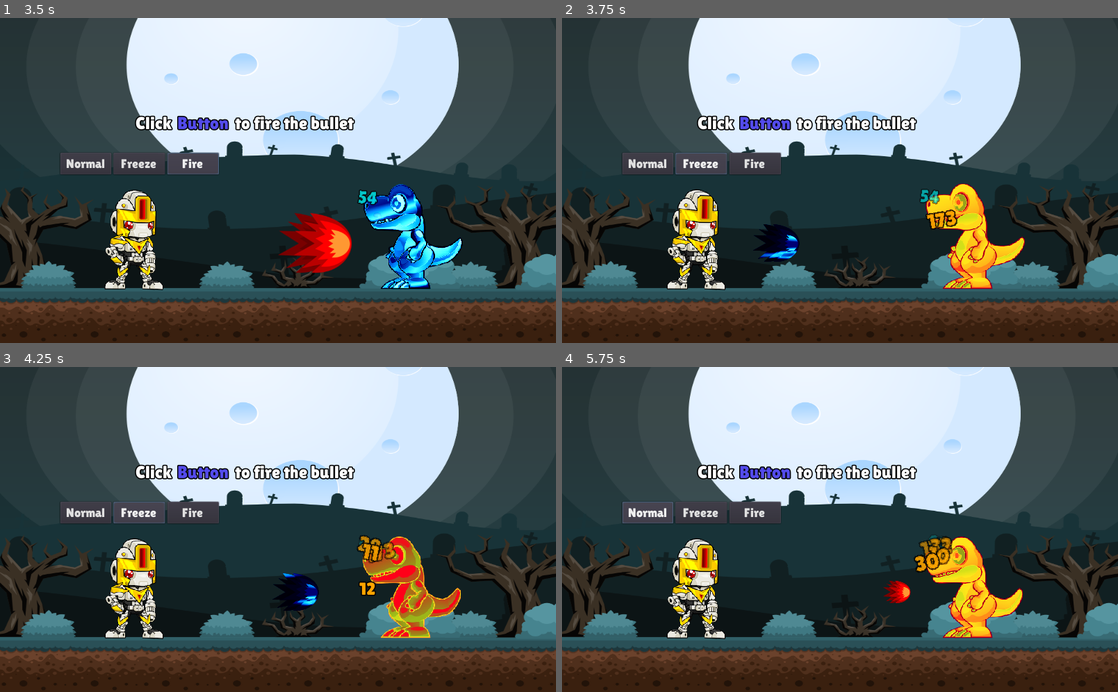
Above: before the commit, frames 1-4 (two rows, left to right).
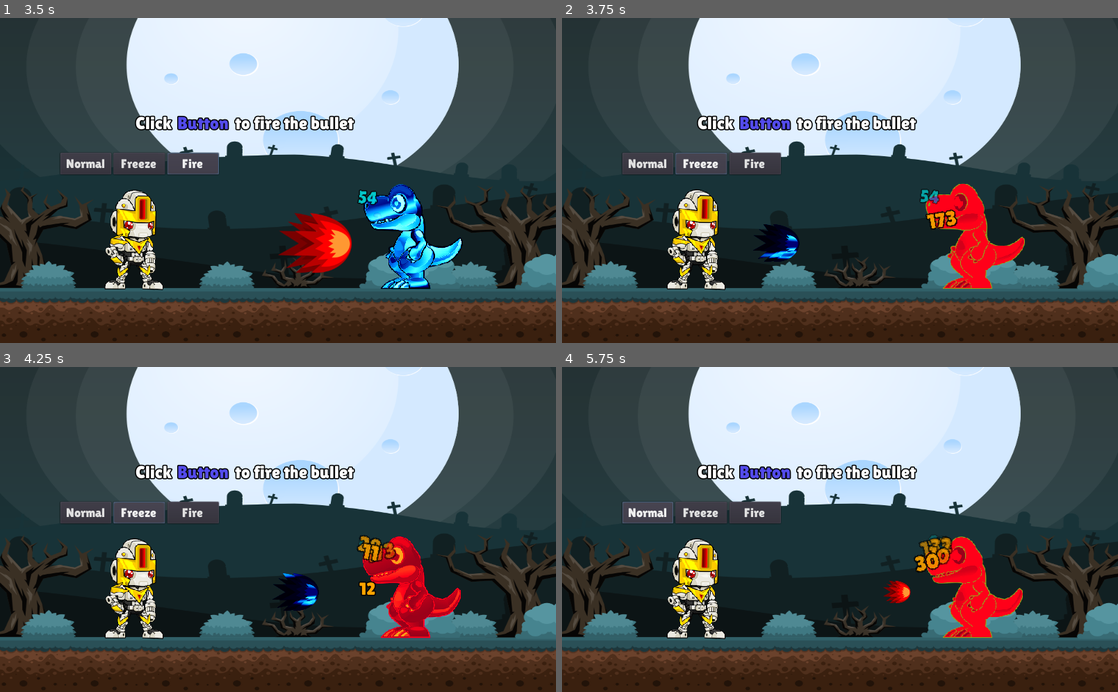
Above: after the commit, the same moments.

Repository: duongvituan/godot-sprite-shader
Game: Godot game, scene res://demo/list_demo/games/hit_effect/demo.tscn
Same seed, same stepped clock (60 frames per second), same inputs: the game is played once before the commit and once after it. This scene is started directly instead of the project's main scene.
Inputs:
- Up to frame 1 (3.5 s): click "Normal" at 0.5 s; click "Normal" at 1.25 s; click "Freeze" at 2 s; click "Fire" at 2.75 s
- Up to frame 2 (3.75 s): click "Freeze" at 3.5 s
- Up to frame 3 (4.25 s): no input
- Up to frame 4 (5.75 s): click "Fire" at 4.25 s; click "Normal" at 5 s

Frame 1 is identical in both runs. In frame 2, 2.5% of the frame differs, in the area x 65-84%, y 50-84%; in frame 3, 2.3%; in frame 4, 2.5%.

Commit message:
Restructure plugin

Diff:
--- a/godot/demo/list_demo/games/hit_effect/demo.tscn
+++ b/godot/demo/list_demo/games/hit_effect/demo.tscn
@@ -30,6 +30,25 @@
 
 [node name="Label" parent="Dino/Char" index="0"]
 visible = false
+
+[node name="SSOneColor" parent="Dino/SShaderContainer" index="0"]
+is_active = false
+fade = 1.0
+color = Color( 1, 1, 1, 1 )
+
+[node name="SSTransfromFreeze" parent="Dino/SShaderContainer" index="1"]
+is_active = false
+fade = 1.0
+offset = 0.0
+speed = 1.0
+
+[node name="SSTransfromBurn" parent="Dino/SShaderContainer" index="2"]
+is_active = false
+fade = 1.0
+offset = 0.0
+speed = 1.0
+offset_burn = 1.0
+burn_value = 1.0
 
 [node name="HBoxContainer" type="HBoxContainer" parent="."]
 margin_left = 250.0
--- a/godot/demo/list_demo/shaders/dissolve/demo.tscn
+++ b/godot/demo/list_demo/shaders/dissolve/demo.tscn
@@ -1,14 +1,14 @@
 [gd_scene load_steps=11 format=2]
 
-[ext_resource path="res://addons/godot_sprite_shader/utils_shader/SSDissolveDust.gd" type="Script" id=1]
+[ext_resource path="res://addons/godot_sprite_shader/src/sshader/SSDissolveDust.gd" type="Script" id=1]
 [ext_resource path="res://demo/objects/back_ground.tscn" type="PackedScene" id=2]
 [ext_resource path="res://demo/objects/char_viewport.tscn" type="PackedScene" id=3]
 [ext_resource path="res://demo/list_demo/shaders/dissolve/demo.gd" type="Script" id=4]
 [ext_resource path="res://demo/assets/font/LilitaOne-Regular.ttf" type="DynamicFontData" id=5]
-[ext_resource path="res://addons/godot_sprite_shader/utils_shader/SSDissolveBurn.gd" type="Script" id=6]
-[ext_resource path="res://addons/godot_sprite_shader/utils_shader/SSDissolveFlash.gd" type="Script" id=7]
-[ext_resource path="res://addons/godot_sprite_shader/utils_shader/base/SShaderContainer.gd" type="Script" id=8]
-[ext_resource path="res://addons/godot_sprite_shader/utils_shader/SSDissolveTwist.gd" type="Script" id=9]
+[ext_resource path="res://addons/godot_sprite_shader/src/sshader/SSDissolveBurn.gd" type="Script" id=6]
+[ext_resource path="res://addons/godot_sprite_shader/src/sshader/SSDissolveFlash.gd" type="Script" id=7]
+[ext_resource path="res://addons/godot_sprite_shader/src/core/SShaderContainer.gd" type="Script" id=8]
+[ext_resource path="res://addons/godot_sprite_shader/src/sshader/SSDissolveTwist.gd" type="Script" id=9]
 
 [sub_resource type="DynamicFont" id=1]
 size = 32
--- a/godot/demo/list_demo/shaders/holographic/demo.tscn
+++ b/godot/demo/list_demo/shaders/holographic/demo.tscn
@@ -2,15 +2,15 @@
 
 [ext_resource path="res://demo/objects/back_ground.tscn" type="PackedScene" id=1]
 [ext_resource path="res://demo/objects/char_sprite_sheets.tscn" type="PackedScene" id=2]
-[ext_resource path="res://addons/godot_sprite_shader/utils_shader/SSHolographic.gd" type="Script" id=3]
-[ext_resource path="res://addons/godot_sprite_shader/utils_shader/base/SShaderContainer.gd" type="Script" id=4]
+[ext_resource path="res://addons/godot_sprite_shader/src/sshader/SSHolographic.gd" type="Script" id=3]
+[ext_resource path="res://addons/godot_sprite_shader/src/core/SShaderContainer.gd" type="Script" id=4]
 [ext_resource path="res://demo/list_demo/shaders/holographic/demo.gd" type="Script" id=5]
-[ext_resource path="res://addons/godot_sprite_shader/utils_shader/SSGlitch.gd" type="Script" id=6]
+[ext_resource path="res://addons/godot_sprite_shader/src/sshader/SSGlitch.gd" type="Script" id=6]
 [ext_resource path="res://demo/objects/char_viewport.tscn" type="PackedScene" id=7]
 [ext_resource path="res://addons/godot_sprite_shader/assets/shader/glitch.shader" type="Shader" id=8]
 [ext_resource path="res://addons/godot_sprite_shader/assets/shader/holographic.shader" type="Shader" id=9]
 [ext_resource path="res://addons/godot_sprite_shader/assets/shader/holo_wave.shader" type="Shader" id=10]
-[ext_resource path="res://addons/godot_sprite_shader/utils_shader/SSHoloWave.gd" type="Script" id=11]
+[ext_resource path="res://addons/godot_sprite_shader/src/sshader/SSHoloWave.gd" type="Script" id=11]
 
 [sub_resource type="ShaderMaterial" id=9]
 shader = ExtResource( 9 )
--- a/godot/demo/list_demo/shaders/matrix/demo.tscn
+++ b/godot/demo/list_demo/shaders/matrix/demo.tscn
@@ -1,12 +1,12 @@
 [gd_scene load_steps=17 format=2]
 
-[ext_resource path="res://addons/godot_sprite_shader/utils_shader/base/SShaderContainer.gd" type="Script" id=1]
+[ext_resource path="res://addons/godot_sprite_shader/src/core/SShaderContainer.gd" type="Script" id=1]
 [ext_resource path="res://demo/objects/back_ground.tscn" type="PackedScene" id=2]
 [ext_resource path="res://demo/objects/char_viewport.tscn" type="PackedScene" id=3]
-[ext_resource path="res://addons/godot_sprite_shader/utils_shader/SSMatrixShadow.gd" type="Script" id=4]
+[ext_resource path="res://addons/godot_sprite_shader/src/sshader/SSMatrixShadow.gd" type="Script" id=4]
 [ext_resource path="res://demo/list_demo/shaders/matrix/demo.gd" type="Script" id=5]
-[ext_resource path="res://addons/godot_sprite_shader/utils_shader/SSMatrixGradient.gd" type="Script" id=6]
-[ext_resource path="res://addons/godot_sprite_shader/utils_shader/SSMatrixOneColor.gd" type="Script" id=7]
+[ext_resource path="res://addons/godot_sprite_shader/src/sshader/SSMatrixGradient.gd" type="Script" id=6]
+[ext_resource path="res://addons/godot_sprite_shader/src/sshader/SSMatrixOneColor.gd" type="Script" id=7]
 [ext_resource path="res://addons/godot_sprite_shader/assets/noise/chars_texture16x16.png" type="Texture" id=8]
 [ext_resource path="res://addons/godot_sprite_shader/assets/noise/chars_texture3x3.png" type="Texture" id=9]
 [ext_resource path="res://addons/godot_sprite_shader/assets/shader/matrix_gradient.shader" type="Shader" id=10]
--- a/godot/demo/list_demo/shaders/outline/demo.tscn
+++ b/godot/demo/list_demo/shaders/outline/demo.tscn
@@ -1,11 +1,11 @@
 [gd_scene load_steps=7 format=2]
 
 [ext_resource path="res://demo/list_demo/shaders/outline/demo.gd" type="Script" id=1]
-[ext_resource path="res://addons/godot_sprite_shader/utils_shader/SSOutline.gd" type="Script" id=2]
+[ext_resource path="res://addons/godot_sprite_shader/src/sshader/SSOutline.gd" type="Script" id=2]
 [ext_resource path="res://demo/objects/back_ground.tscn" type="PackedScene" id=3]
 [ext_resource path="res://demo/objects/char_sprite_sheets.tscn" type="PackedScene" id=4]
-[ext_resource path="res://addons/godot_sprite_shader/utils_shader/SSOutlineEmpty.gd" type="Script" id=5]
-[ext_resource path="res://addons/godot_sprite_shader/utils_shader/base/SShaderContainer.gd" type="Script" id=6]
+[ext_resource path="res://addons/godot_sprite_shader/src/sshader/SSOutlineEmpty.gd" type="Script" id=5]
+[ext_resource path="res://addons/godot_sprite_shader/src/core/SShaderContainer.gd" type="Script" id=6]
 
 [node name="demo" type="Node2D"]
 script = ExtResource( 1 )
--- a/godot/demo/list_demo/shaders/pingpong/demo.tscn
+++ b/godot/demo/list_demo/shaders/pingpong/demo.tscn
@@ -1,12 +1,12 @@
 [gd_scene load_steps=14 format=2]
 
-[ext_resource path="res://addons/godot_sprite_shader/utils_shader/SSPingPongMove.gd" type="Script" id=1]
-[ext_resource path="res://addons/godot_sprite_shader/utils_shader/SSPingPongZoom.gd" type="Script" id=2]
-[ext_resource path="res://addons/godot_sprite_shader/utils_shader/SSPingPongRotate.gd" type="Script" id=3]
+[ext_resource path="res://addons/godot_sprite_shader/src/sshader/SSPingPongMove.gd" type="Script" id=1]
+[ext_resource path="res://addons/godot_sprite_shader/src/sshader/SSPingPongZoom.gd" type="Script" id=2]
+[ext_resource path="res://addons/godot_sprite_shader/src/sshader/SSPingPongRotate.gd" type="Script" id=3]
 [ext_resource path="res://demo/list_demo/shaders/pingpong/demo.gd" type="Script" id=4]
 [ext_resource path="res://demo/objects/back_ground.tscn" type="PackedScene" id=5]
 [ext_resource path="res://demo/objects/char_viewport.tscn" type="PackedScene" id=6]
-[ext_resource path="res://addons/godot_sprite_shader/utils_shader/base/SShaderContainer.gd" type="Script" id=7]
+[ext_resource path="res://addons/godot_sprite_shader/src/core/SShaderContainer.gd" type="Script" id=7]
 [ext_resource path="res://addons/godot_sprite_shader/assets/shader/pingpong_move.shader" type="Shader" id=8]
 [ext_resource path="res://addons/godot_sprite_shader/assets/shader/pingpong_rotate.shader" type="Shader" id=9]
 [ext_resource path="res://addons/godot_sprite_shader/assets/shader/pingpong_zoom.shader" type="Shader" id=10]
--- a/godot/demo/list_demo/shaders/shiny/demo.tscn
+++ b/godot/demo/list_demo/shaders/shiny/demo.tscn
@@ -3,8 +3,8 @@
 [ext_resource path="res://demo/list_demo/shaders/shiny/demo.gd" type="Script" id=1]
 [ext_resource path="res://demo/objects/back_ground.tscn" type="PackedScene" id=2]
 [ext_resource path="res://demo/objects/char_viewport.tscn" type="PackedScene" id=3]
-[ext_resource path="res://addons/godot_sprite_shader/utils_shader/SSShiny.gd" type="Script" id=4]
-[ext_resource path="res://addons/godot_sprite_shader/utils_shader/base/SShaderContainer.gd" type="Script" id=5]
+[ext_resource path="res://addons/godot_sprite_shader/src/sshader/SSShiny.gd" type="Script" id=4]
+[ext_resource path="res://addons/godot_sprite_shader/src/core/SShaderContainer.gd" type="Script" id=5]
 
 [node name="demo" type="Node2D"]
 script = ExtResource( 1 )
--- a/godot/demo/list_demo/shaders/transfrom/demo.tscn
+++ b/godot/demo/list_demo/shaders/transfrom/demo.tscn
@@ -2,13 +2,13 @@
 
 [ext_resource path="res://demo/list_demo/shaders/transfrom/demo.gd" type="Script" id=1]
 [ext_resource path="res://demo/objects/char_viewport.tscn" type="PackedScene" id=2]
-[ext_resource path="res://addons/godot_sprite_shader/utils_shader/SSTransfromGold.gd" type="Script" id=3]
-[ext_resource path="res://addons/godot_sprite_shader/utils_shader/SSTransformMetal.gd" type="Script" id=4]
+[ext_resource path="res://addons/godot_sprite_shader/src/sshader/SSTransfromGold.gd" type="Script" id=3]
+[ext_resource path="res://addons/godot_sprite_shader/src/sshader/SSTransformMetal.gd" type="Script" id=4]
 [ext_resource path="res://demo/objects/back_ground.tscn" type="PackedScene" id=5]
-[ext_resource path="res://addons/godot_sprite_shader/utils_shader/SSTransformGhost.gd" type="Script" id=6]
-[ext_resource path="res://addons/godot_sprite_shader/utils_shader/SSTransformFreeze.gd" type="Script" id=7]
-[ext_resource path="res://addons/godot_sprite_shader/utils_shader/SSTransformBurn.gd" type="Script" id=8]
-[ext_resource path="res://addons/godot_sprite_shader/utils_shader/base/SShaderContainer.gd" type="Script" id=9]
+[ext_resource path="res://addons/godot_sprite_shader/src/sshader/SSTransformGhost.gd" type="Script" id=6]
+[ext_resource path="res://addons/godot_sprite_shader/src/sshader/SSTransformFreeze.gd" type="Script" id=7]
+[ext_resource path="res://addons/godot_sprite_shader/src/sshader/SSTransformBurn.gd" type="Script" id=8]
+[ext_resource path="res://addons/godot_sprite_shader/src/core/SShaderContainer.gd" type="Script" id=9]
 [ext_resource path="res://demo/assets/objects/BG2.png" type="Texture" id=10]
 [ext_resource path="res://addons/godot_sprite_shader/assets/shader/transform_freeze.shader" type="Shader" id=11]
 [ext_resource path="res://addons/godot_sprite_shader/assets/shader/transform_gold.shader" type="Shader" id=12]
--- a/godot/demo/objects/character/dinosaur.tscn
+++ b/godot/demo/objects/character/dinosaur.tscn
@@ -5,10 +5,10 @@
 [ext_resource path="res://demo/objects/char_viewport.gd" type="Script" id=3]
 [ext_resource path="res://demo/assets/font/LilitaOne-Regular.ttf" type="DynamicFontData" id=4]
 [ext_resource path="res://demo/objects/character/dinosaur.gd" type="Script" id=5]
-[ext_resource path="res://addons/godot_sprite_shader/utils_shader/base/SShaderContainer.gd" type="Script" id=6]
-[ext_resource path="res://addons/godot_sprite_shader/utils_shader/SSOneColor.gd" type="Script" id=7]
-[ext_resource path="res://addons/godot_sprite_shader/utils_shader/SSTransformFreeze.gd" type="Script" id=8]
-[ext_resource path="res://addons/godot_sprite_shader/utils_shader/SSTransformBurn.gd" type="Script" id=9]
+[ext_resource path="res://addons/godot_sprite_shader/src/core/SShaderContainer.gd" type="Script" id=6]
+[ext_resource path="res://addons/godot_sprite_shader/src/sshader/SSOneColor.gd" type="Script" id=7]
+[ext_resource path="res://addons/godot_sprite_shader/src/sshader/SSTransformFreeze.gd" type="Script" id=8]
+[ext_resource path="res://addons/godot_sprite_shader/src/sshader/SSTransformBurn.gd" type="Script" id=9]
 
 [sub_resource type="DynamicFont" id=4]
 size = 20
--- a/godot/project.godot
+++ b/godot/project.godot
@@ -27,137 +27,137 @@
 "base": "SShaderInterval",
 "class": "SSDissolveBurn",
 "language": "GDScript",
-"path": "res://addons/godot_sprite_shader/utils_shader/SSDissolveBurn.gd"
+"path": "res://addons/godot_sprite_shader/src/sshader/SSDissolveBurn.gd"
 }, {
 "base": "SShaderInterval",
 "class": "SSDissolveDust",
 "language": "GDScript",
-"path": "res://addons/godot_sprite_shader/utils_shader/SSDissolveDust.gd"
+"path": "res://addons/godot_sprite_shader/src/sshader/SSDissolveDust.gd"
 }, {
 "base": "SShaderInterval",
 "class": "SSDissolveFlash",
 "language": "GDScript",
-"path": "res://addons/godot_sprite_shader/utils_shader/SSDissolveFlash.gd"
+"path": "res://addons/godot_sprite_shader/src/sshader/SSDissolveFlash.gd"
 }, {
 "base": "SShaderInterval",
 "class": "SSDissolveTwist",
 "language": "GDScript",
-"path": "res://addons/godot_sprite_shader/utils_shader/SSDissolveTwist.gd"
+"path": "res://addons/godot_sprite_shader/src/sshader/SSDissolveTwist.gd"
 }, {
 "base": "SShader",
 "class": "SSDoodle",
 "language": "GDScript",
-"path": "res://addons/godot_sprite_shader/utils_shader/SSDoodle.gd"
+"path": "res://addons/godot_sprite_shader/src/sshader/SSDoodle.gd"
 }, {
 "base": "SShader",
 "class": "SSGlitch",
 "language": "GDScript",
-"path": "res://addons/godot_sprite_shader/utils_shader/SSGlitch.gd"
+"path": "res://addons/godot_sprite_shader/src/sshader/SSGlitch.gd"
 }, {
 "base": "SShader",
 "class": "SSHoloWave",
 "language": "GDScript",
-"path": "res://addons/godot_sprite_shader/utils_shader/SSHoloWave.gd"
+"path": "res://addons/godot_sprite_shader/src/sshader/SSHoloWave.gd"
 }, {
 "base": "SShader",
 "class": "SSHolographic",
 "language": "GDScript",
-"path": "res://addons/godot_sprite_shader/utils_shader/SSHolographic.gd"
+"path": "res://addons/godot_sprite_shader/src/sshader/SSHolographic.gd"
 }, {
 "base": "SShader",
 "class": "SSMatrixGradient",
 "language": "GDScript",
-"path": "res://addons/godot_sprite_shader/utils_shader/SSMatrixGradient.gd"
+"path": "res://addons/godot_sprite_shader/src/sshader/SSMatrixGradient.gd"
 }, {
 "base": "SShader",
 "class": "SSMatrixOneColor",
 "language": "GDScript",
-"path": "res://addons/godot_sprite_shader/utils_shader/SSMatrixOneColor.gd"
+"path": "res://addons/godot_sprite_shader/src/sshader/SSMatrixOneColor.gd"
 }, {
 "base": "SShader",
 "class": "SSMatrixShadow",
 "language": "GDScript",
-"path": "res://addons/godot_sprite_shader/utils_shader/SSMatrixShadow.gd"
+"path": "res://addons/godot_sprite_shader/src/sshader/SSMatrixShadow.gd"
 }, {
 "base": "SShader",
 "class": "SSOneColor",
 "language": "GDScript",
-"path": "res://addons/godot_sprite_shader/utils_shader/SSOneColor.gd"
+"path": "res://addons/godot_sprite_shader/src/sshader/SSOneColor.gd"
 }, {
 "base": "SShader",
 "class": "SSOutline",
 "language": "GDScript",
-"path": "res://addons/godot_sprite_shader/utils_shader/SSOutline.gd"
+"path": "res://addons/godot_sprite_shader/src/sshader/SSOutline.gd"
 }, {
 "base": "SShader",
 "class": "SSOutlineEmpty",
 "language": "GDScript",
-"path": "res://addons/godot_sprite_shader/utils_shader/SSOutlineEmpty.gd"
+"path": "res://addons/godot_sprite_shader/src/sshader/SSOutlineEmpty.gd"
 }, {
 "base": "SShader",
 "class": "SSPingPongMove",
 "language": "GDScript",
-"path": "res://addons/godot_sprite_shader/utils_shader/SSPingPongMove.gd"
+"path": "res://addons/godot_sprite_shader/src/sshader/SSPingPongMove.gd"
 }, {
 "base": "SShader",
 "class": "SSPingPongRotate",
 "language": "GDScript",
-"path": "res://addons/godot_sprite_shader/utils_shader/SSPingPongRotate.gd"
+"path": "res://addons/godot_sprite_shader/src/sshader/SSPingPongRotate.gd"
 }, {
 "base": "SShader",
 "class": "SSPingPongZoom",
 "language": "GDScript",
-"path": "res://addons/godot_sprite_shader/utils_shader/SSPingPongZoom.gd"
+"path": "res://addons/godot_sprite_shader/src/sshader/SSPingPongZoom.gd"
 }, {
 "base": "SShaderInterval",
 "class": "SSShinyFx",
 "language": "GDScript",
-"path": "res://addons/godot_sprite_shader/utils_shader/SSShiny.gd"
+"path": "res://addons/godot_sprite_shader/src/sshader/SSShiny.gd"
 }, {
 "base": "SShader",
 "class": "SSTransformGhost",
 "language": "GDScript",
-"path": "res://addons/godot_sprite_shader/utils_shader/SSTransformGhost.gd"
+"path": "res://addons/godot_sprite_shader/src/sshader/SSTransformGhost.gd"
 }, {
 "base": "SShader",
 "class": "SSTransformMetal",
 "language": "GDScript",
-"path": "res://addons/godot_sprite_shader/utils_shader/SSTransformMetal.gd"
+"path": "res://addons/godot_sprite_shader/src/sshader/SSTransformMetal.gd"
 }, {
 "base": "SShader",
 "class": "SSTransfromBurn",
 "language": "GDScript",
-"path": "res://addons/godot_sprite_shader/utils_shader/SSTransformBurn.gd"
+"path": "res://addons/godot_sprite_shader/src/sshader/SSTransformBurn.gd"
 }, {
 "base": "SShader",
 "class": "SSTransfromFreeze",
 "language": "GDScript",
-"path": "res://addons/godot_sprite_shader/utils_shader/SSTransformFreeze.gd"
+"path": "res://addons/godot_sprite_shader/src/sshader/SSTransformFreeze.gd"
 }, {
 "base": "SShader",
 "class": "SSTransfromGold",
 "language": "GDScript",
-"path": "res://addons/godot_sprite_shader/utils_shader/SSTransfromGold.gd"
+"path": "res://addons/godot_sprite_shader/src/sshader/SSTransfromGold.gd"
 }, {
 "base": "SShader",
 "class": "SSTwist",
 "language": "GDScript",
-"path": "res://addons/godot_sprite_shader/utils_shader/SSTwist.gd"
+"path": "res://addons/godot_sprite_shader/src/sshader/SSTwist.gd"
 }, {
 "base": "Node",
 "class": "SShader",
 "language": "GDScript",
-"path": "res://addons/godot_sprite_shader/utils_shader/base/SShader.gd"
+"path": "res://addons/godot_sprite_shader/src/core/SShader.gd"
 }, {
 "base": "Node",
 "class": "SShaderContainer",
 "language": "GDScript",
-"path": "res://addons/godot_sprite_shader/utils_shader/base/SShaderContainer.gd"
+"path": "res://addons/godot_sprite_shader/src/core/SShaderContainer.gd"
 }, {
 "base": "SShader",
 "class": "SShaderInterval",
 "language": "GDScript",
-"path": "res://addons/godot_sprite_shader/utils_shader/base/SShaderInterval.gd"
+"path": "res://addons/godot_sprite_shader/src/core/SShaderInterval.gd"
 } ]
 _global_script_class_icons={
 "DemoLoader": "",
Renamed: godot/addons/godot_sprite_shader/utils_shader/base/SShader.gd -> godot/addons/godot_sprite_shader/src/core/SShader.gd
Renamed: godot/addons/godot_sprite_shader/utils_shader/base/SShaderContainer.gd -> godot/addons/godot_sprite_shader/src/core/SShaderContainer.gd
Renamed: godot/addons/godot_sprite_shader/utils_shader/base/SShaderInterval.gd -> godot/addons/godot_sprite_shader/src/core/SShaderInterval.gd
Renamed: godot/addons/godot_sprite_shader/utils_shader/SSDissolveBurn.gd -> godot/addons/godot_sprite_shader/src/sshader/SSDissolveBurn.gd
Renamed: godot/addons/godot_sprite_shader/utils_shader/SSDissolveDust.gd -> godot/addons/godot_sprite_shader/src/sshader/SSDissolveDust.gd
Renamed: godot/addons/godot_sprite_shader/utils_shader/SSDissolveFlash.gd -> godot/addons/godot_sprite_shader/src/sshader/SSDissolveFlash.gd
Renamed: godot/addons/godot_sprite_shader/utils_shader/SSDissolveTwist.gd -> godot/addons/godot_sprite_shader/src/sshader/SSDissolveTwist.gd
Renamed: godot/addons/godot_sprite_shader/utils_shader/SSDoodle.gd -> godot/addons/godot_sprite_shader/src/sshader/SSDoodle.gd
Renamed: godot/addons/godot_sprite_shader/utils_shader/SSGlitch.gd -> godot/addons/godot_sprite_shader/src/sshader/SSGlitch.gd
Renamed: godot/addons/godot_sprite_shader/utils_shader/SSHoloWave.gd -> godot/addons/godot_sprite_shader/src/sshader/SSHoloWave.gd
Renamed: godot/addons/godot_sprite_shader/utils_shader/SSHolographic.gd -> godot/addons/godot_sprite_shader/src/sshader/SSHolographic.gd
Renamed: godot/addons/godot_sprite_shader/utils_shader/SSMatrixGradient.gd -> godot/addons/godot_sprite_shader/src/sshader/SSMatrixGradient.gd
(and 15 more such lines)
